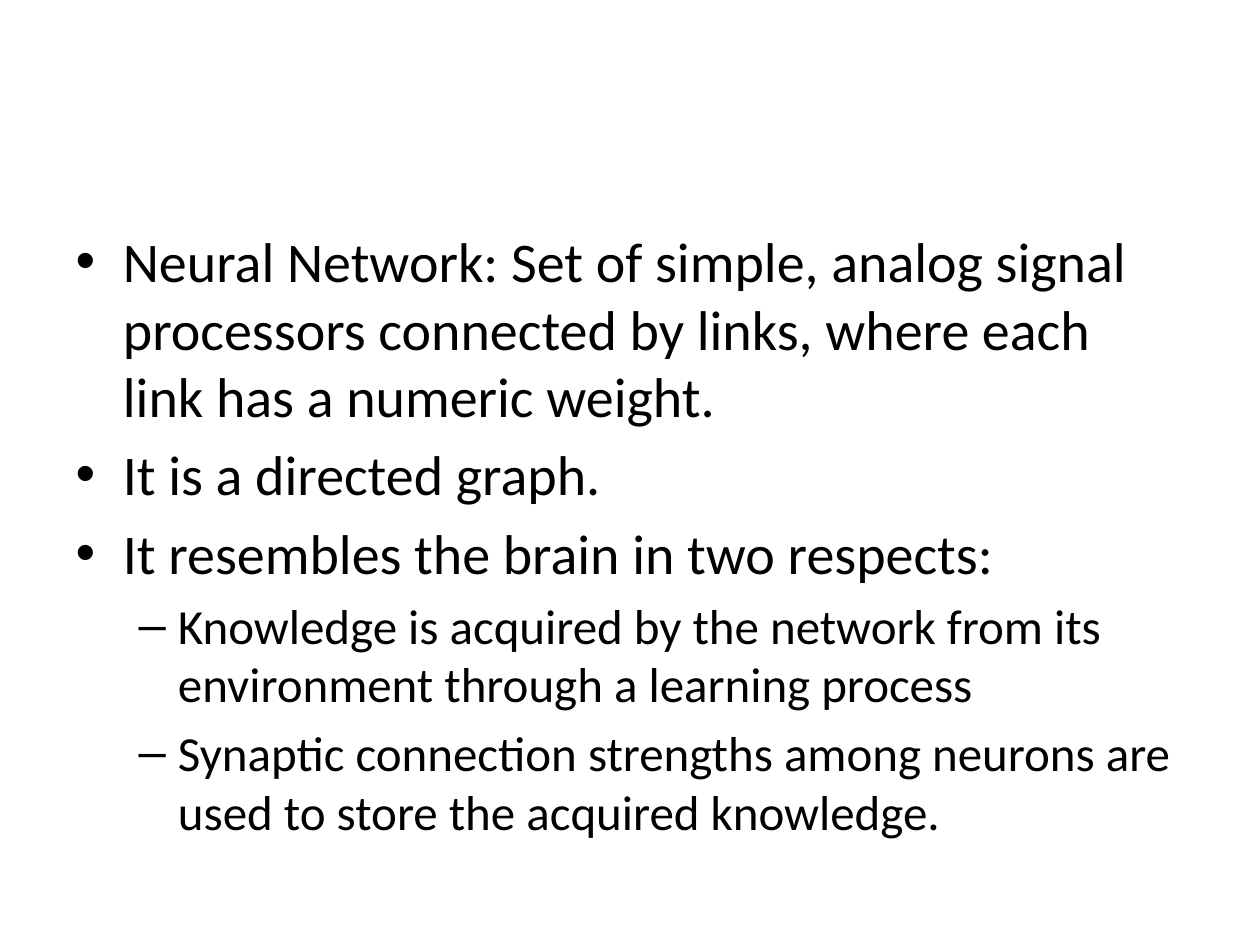
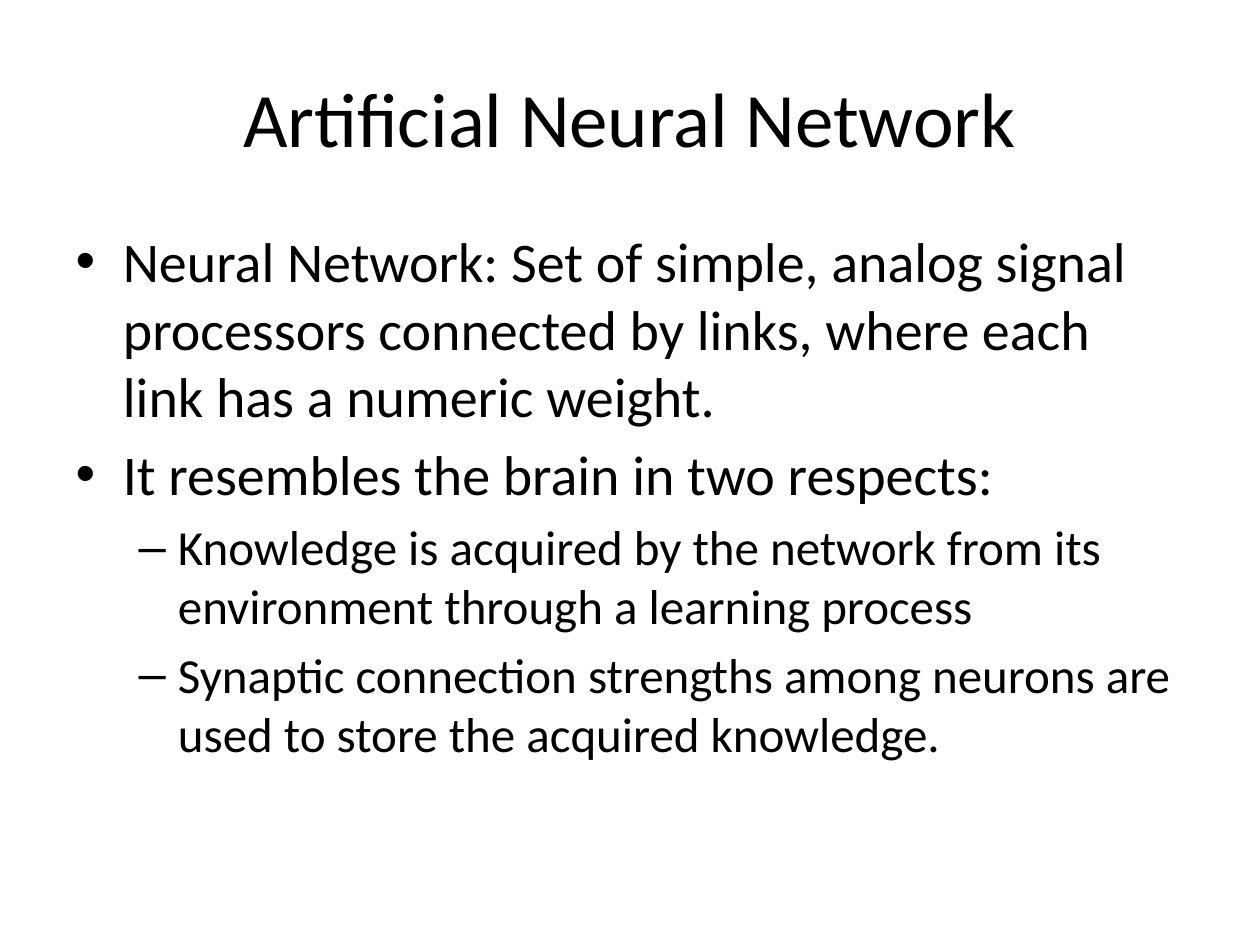
Before and after one commit to edvelezg/unb-nn, a slide deck: slide 3 of Neural Networks.pptx. Drawn at 1260x945 pixels with LibreOffice and Linux fonts; fonts in the diff are those of the drawing. Boxes give left, top, right and bottom in pixels: in the first picture for what was removed or moved away, otherwise in the second. Text is boxed around its words. In the diff, an @@ line names an element or a change of style, - is before the commit and + after.

```diff
--- a/Neural Networks.pptx
+++ b/Neural Networks.pptx
@@ title added at (243,93,1016,148), 44 pt, text #000000 @@
+Artificial Neural Network
@@ text at (123,456,600,505): paragraph removed @@
-• It is a directed graph.
```
Also in this commit, not shown: 6 other slides changed, 1 slide added, 1 slide removed.
